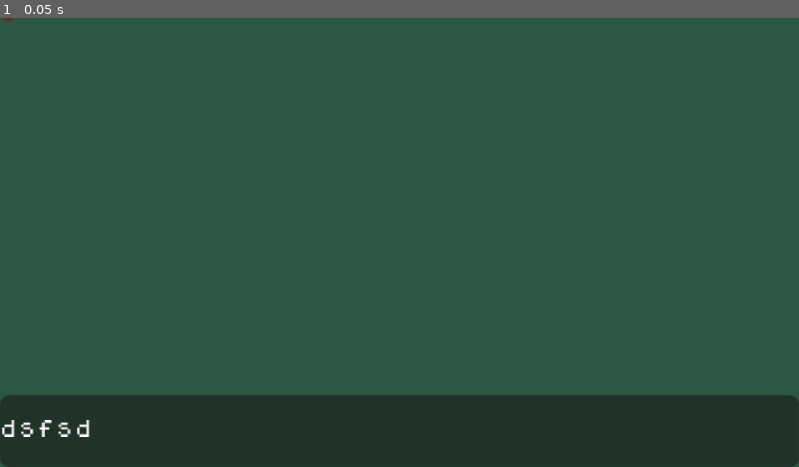
Above: before the commit, frame 1.
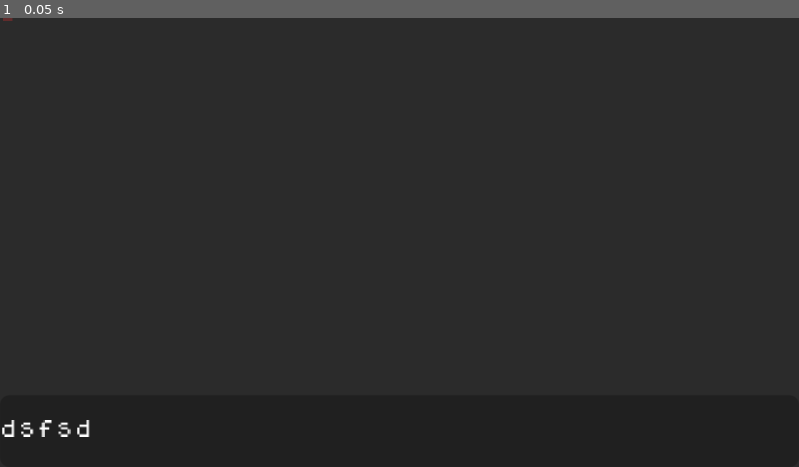
Above: after the commit, the same moment.

Repository: JhonnR9/arpg_godot_cpp
Game: Godot game, scene res://node_2d.tscn
The game is run twice, just before and just after one commit, with the same random seed, the same clock (stepped at 60 frames per second) and the same inputs.
Inputs:
- Up to frame 1 (0.05 s): no input

The runs differ from the first frame. In frame 1, 84% of the frame differs, in the area x 0-100%, y 0-100%.

Commit message:
fix moviment fectures

Diff:
--- a/godot_editor/node_2d.tscn
+++ b/godot_editor/node_2d.tscn
@@ -1,11 +1,11 @@
-[gd_scene load_steps=16 format=3 uid="uid://bmbbovs8vnafl"]
+[gd_scene load_steps=17 format=3 uid="uid://bmbbovs8vnafl"]
 
 [ext_resource type="Texture2D" uid="uid://tlssw48lru1w" path="res://char22.png" id="1_wtcfe"]
 [ext_resource type="JSON" path="res://data/test.json" id="2_epypp"]
 [ext_resource type="FontFile" uid="uid://bqbp3jvhqtrdd" path="res://data/fonts/dogica.ttf" id="3_epypp"]
 
-[sub_resource type="CircleShape2D" id="CircleShape2D_0e48y"]
-radius = 4.0
+[sub_resource type="RectangleShape2D" id="RectangleShape2D_epypp"]
+size = Vector2(8, 4)
 
 [sub_resource type="Animation" id="Animation_0hol4"]
 length = 0.001
@@ -98,6 +98,9 @@
 &"idle_up": SubResource("Animation_d21ai")
 }
 
+[sub_resource type="RectangleShape2D" id="RectangleShape2D_0hol4"]
+size = Vector2(12, 6)
+
 [sub_resource type="Animation" id="Animation_kdubu"]
 length = 0.001
 tracks/0/type = "value"
@@ -148,11 +151,12 @@
 
 [node name="Player" type="Player" parent="."]
 acceleration = 0.02
-friction = 0.9
+friction = 0.09
 position = Vector2(25, 117)
 
 [node name="CollisionShape2D" type="CollisionShape2D" parent="Player"]
-shape = SubResource("CircleShape2D_0e48y")
+position = Vector2(0, -1)
+shape = SubResource("RectangleShape2D_epypp")
 
 [node name="Sprite2D" type="Sprite2D" parent="Player"]
 position = Vector2(0, -12)
@@ -173,7 +177,8 @@
 position = Vector2(199, 50)
 
 [node name="CollisionShape2D" type="CollisionShape2D" parent="NPC"]
-shape = SubResource("CircleShape2D_0e48y")
+position = Vector2(0, -3)
+shape = SubResource("RectangleShape2D_0hol4")
 
 [node name="AnimationPlayer" type="AnimationPlayer" parent="NPC"]
 libraries = {
--- a/godot_editor/project.godot
+++ b/godot_editor/project.godot
@@ -62,4 +62,4 @@
 [rendering]
 
 textures/canvas_textures/default_texture_filter=3
-environment/defaults/default_clear_color=Color(0.174347, 0.339466, 0.264546, 1)
+environment/defaults/default_clear_color=Color(0.169245, 0.169245, 0.169245, 1)
Not shown, changed: src/characters/character.cpp
Not shown, changed: src/characters/character.h
Not shown, changed: src/characters/player/player.cpp
Not shown, changed: src/characters/player/player.h
Not shown, changed: src/characters/player/player_idle.cpp
Not shown, changed: src/characters/player/player_run.cpp
Not shown, changed: src/commands/run_command.cpp
Not shown, removed: src/commands/stop_command.cpp
Not shown, removed: src/commands/stop_command.h
Not shown, changed: src/register_types.cpp
